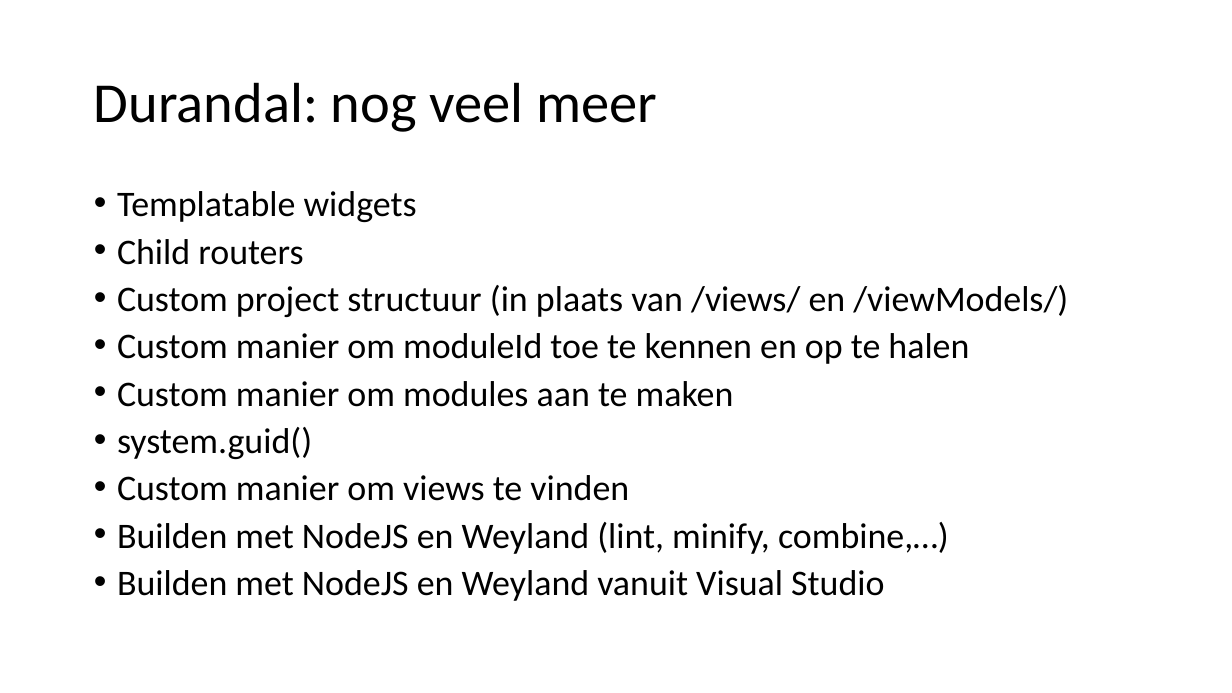
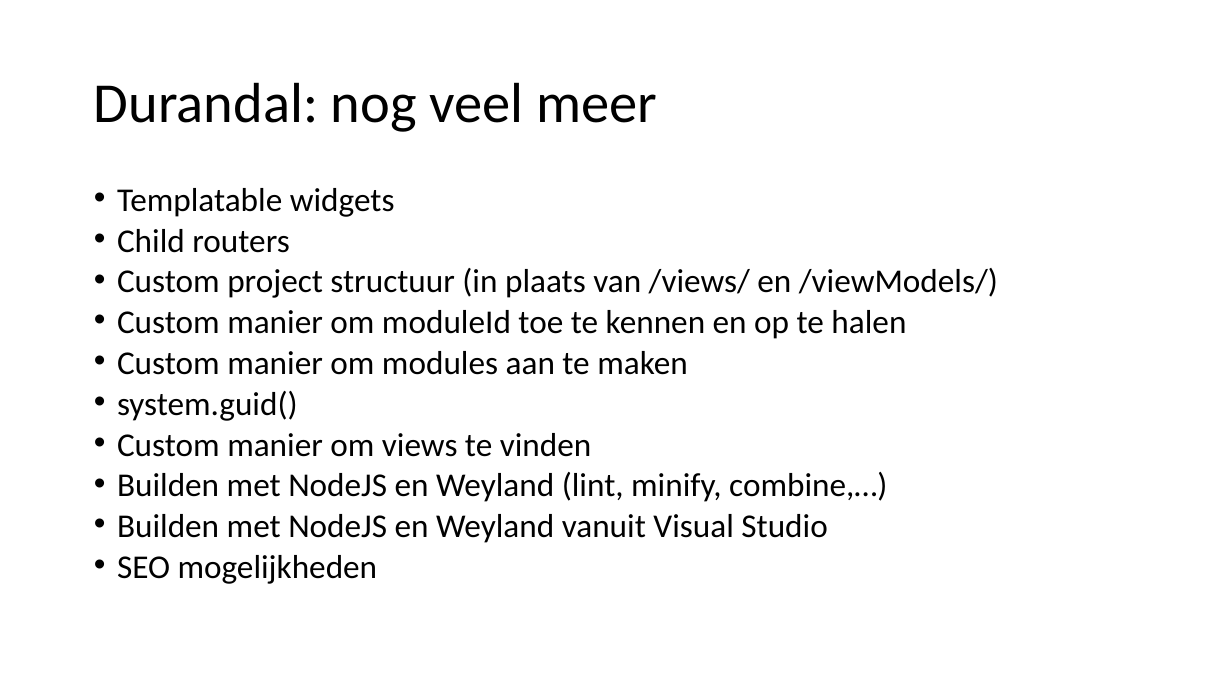
Before and after one commit to petermorlion/DurandalDemo, a slide deck: slide 35 of Durandal T4T.pptx. Drawn at 1232x693 pixels with LibreOffice and Linux fonts; fonts in the diff are those of the drawing. Boxes give left, top, right and bottom in pixels: in the first picture for what was removed or moved away, otherwise in the second. Text is boxed around its words. In the diff, an @@ line names an element or a change of style, - is before the commit and + after.

```diff
--- a/Durandal T4T.pptx
+++ b/Durandal T4T.pptx
@@ text at (117, 188, 998, 543): size 28 to 25.9 pt; line spacing 0.8 to 0.7 @@
@@ text at (117, 555, 378, 584): paragraph added @@
+• SEO mogelijkheden
```
Also in this commit, not shown: 28 other files.
